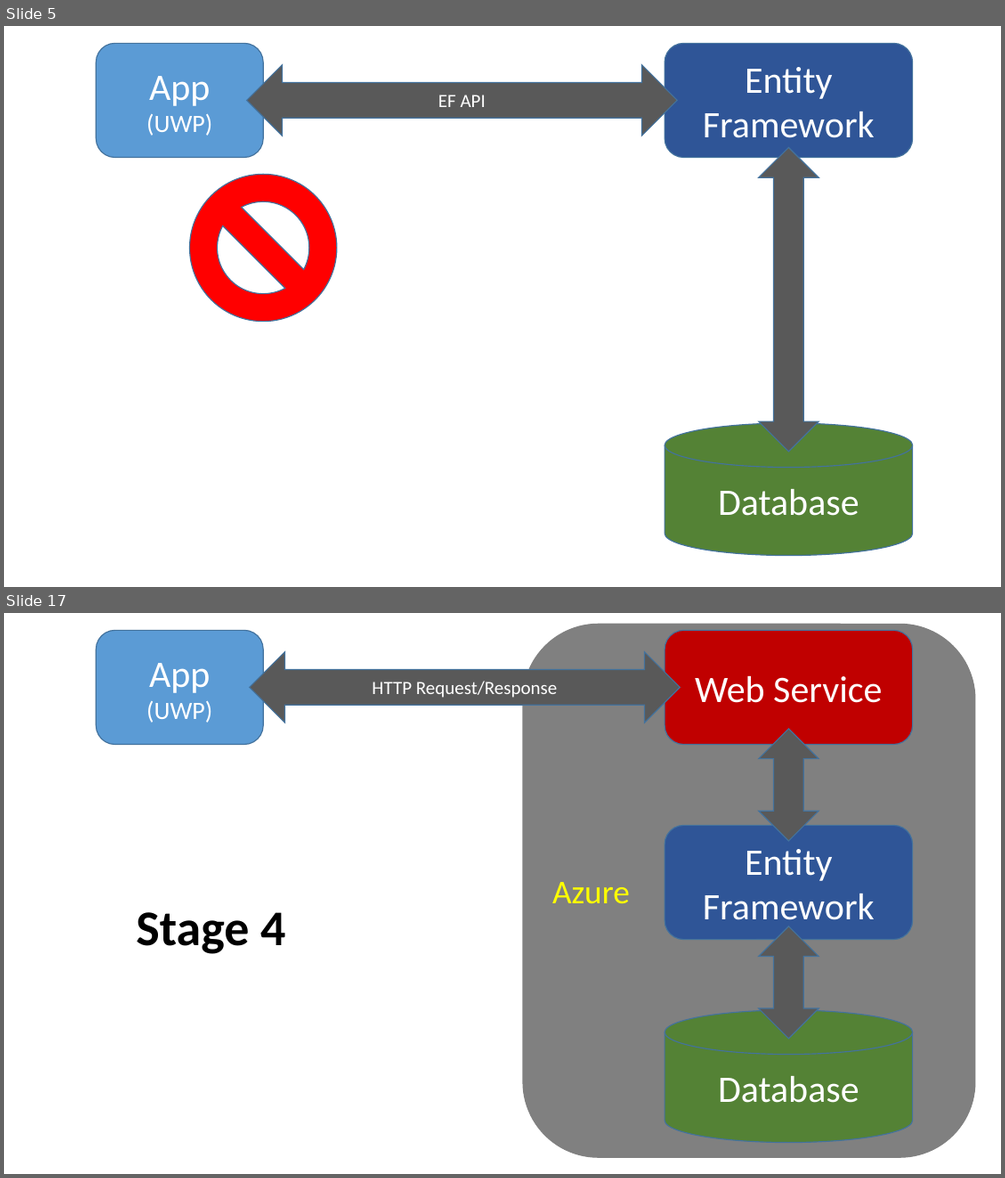
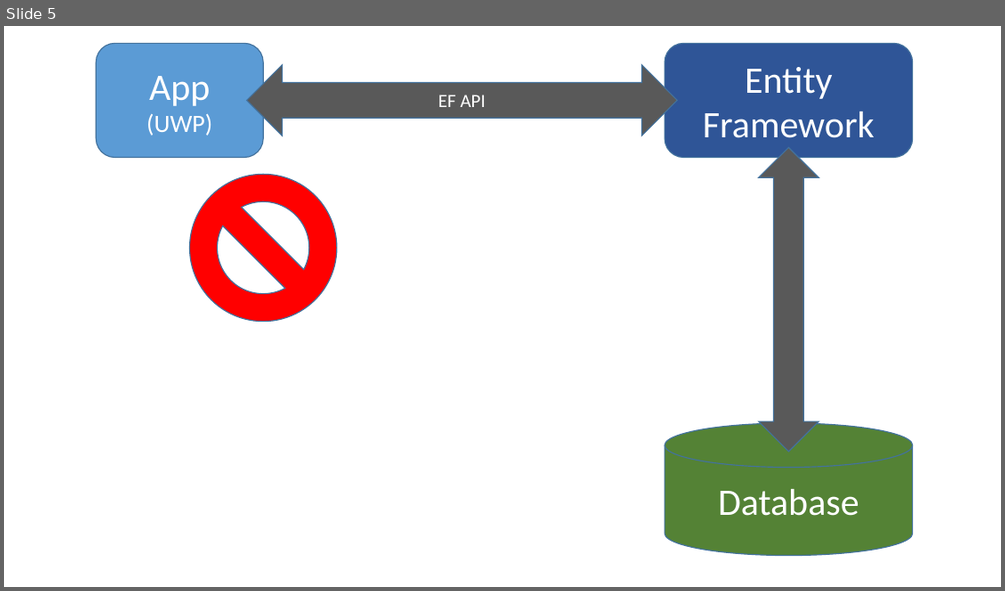
Before and after one commit to perl-easj/OOProg, a slide deck: Chap/Persist/Presentations/PersistencyGeneral.pptx. Shown one above the other, each under a label of ours: slides 5 and 17 before the commit, slide 5 after it; the slides between them are not shown. The pictures are 1005x1178 and 1005x591 pixels, drawn with LibreOffice and Linux fonts; fonts in the diff are those of the drawing. Boxes give left, top, right and bottom in pixels: in the first picture for what was removed or moved away, otherwise in the second. Text is boxed around its words. In the diff, an @@ line names an element or a change of style, - is before the commit and + after.

```diff
--- a/Chap/Persist/Presentations/PersistencyGeneral.pptx
+++ b/Chap/Persist/Presentations/PersistencyGeneral.pptx
@@ slide 17 removed at (x1=4, y1=613, x2=1001, y2=1174), background #FFFFFF @@
@@ rounded rectangle removed at (x1=96, y1=630, x2=264, y2=745) @@
-App
-(UWP)
@@ rounded rectangle removed at (x1=523, y1=625, x2=975, y2=1158) @@
-Azure
@@ rounded rectangle removed at (x1=665, y1=630, x2=914, y2=745) @@
-Web Service
@@ left right arrow removed at (x1=250, y1=652, x2=680, y2=723) @@
-HTTP Request/Response
@@ up down arrow removed at (x1=759, y1=729, x2=818, y2=841) @@
@@ rounded rectangle removed at (x1=665, y1=826, x2=914, y2=940) @@
-Entity Framework
@@ text removed at (x1=136, y1=912, x2=285, y2=954) @@
-Stage 4
@@ up down arrow removed at (x1=759, y1=926, x2=818, y2=1038) @@
@@ cylinder removed at (x1=665, y1=1010, x2=914, y2=1143) @@
-Database
```
Also in this commit, not shown: 1 slide changed, 3 slides added, 10 other slides removed, 2 other files.
